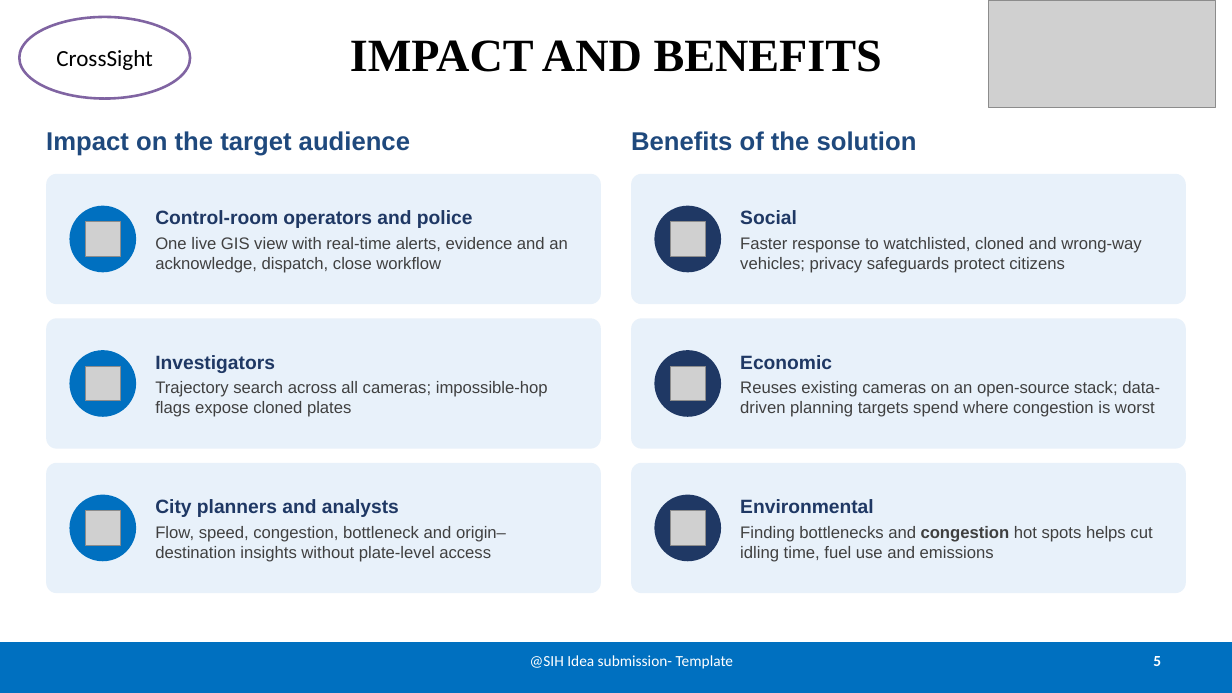
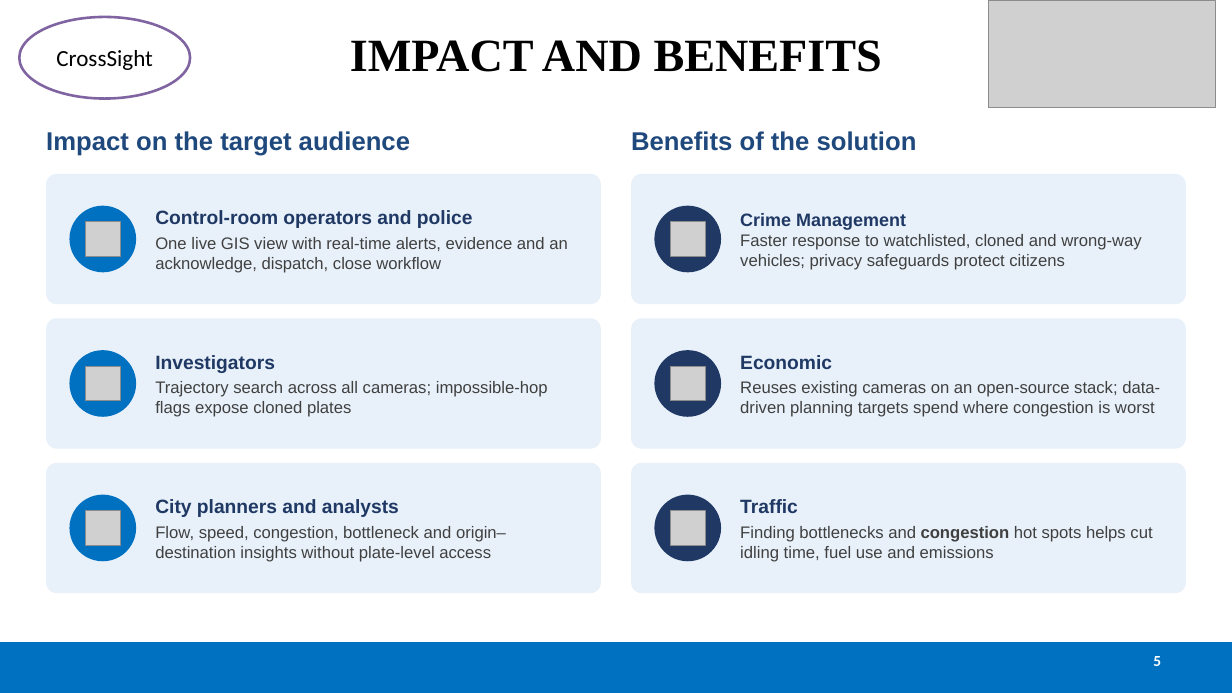
Before and after one commit to couder-04/CrossSight, a slide deck: slide 5 of CrossSight_SIH2026_Idea_PPT.pptx. Drawn at 1232x693 pixels with LibreOffice and Linux fonts; fonts in the diff are those of the drawing; grey boxes stand for pictures. Boxes give left, top, right and bottom in pixels: in the first picture for what was removed or moved away, otherwise in the second. Text is boxed around its words. In the diff, an @@ line names an element or a change of style, - is before the commit and + after.

```diff
--- a/CrossSight_SIH2026_Idea_PPT.pptx
+++ b/CrossSight_SIH2026_Idea_PPT.pptx
@@ text at <box>740,213,906,230</box>: text changed; size 15 to 14 pt @@
-Social
+Crime Management
@@ text at <box>740,499,798,513</box>: text changed @@
-Environmental
+Traffic
@@ text removed at <box>530,655,734,669</box> @@
-@SIH Idea submission- Template
```
Also in this commit, not shown: 5 other slides changed.
